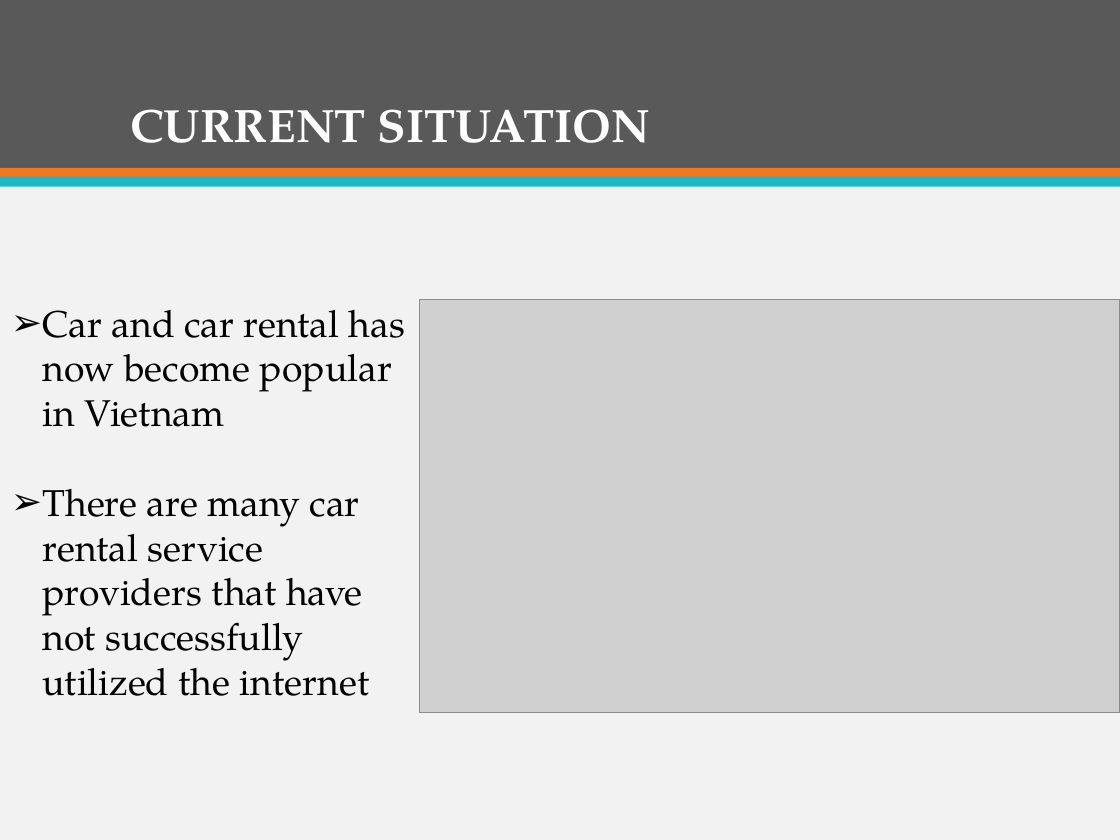
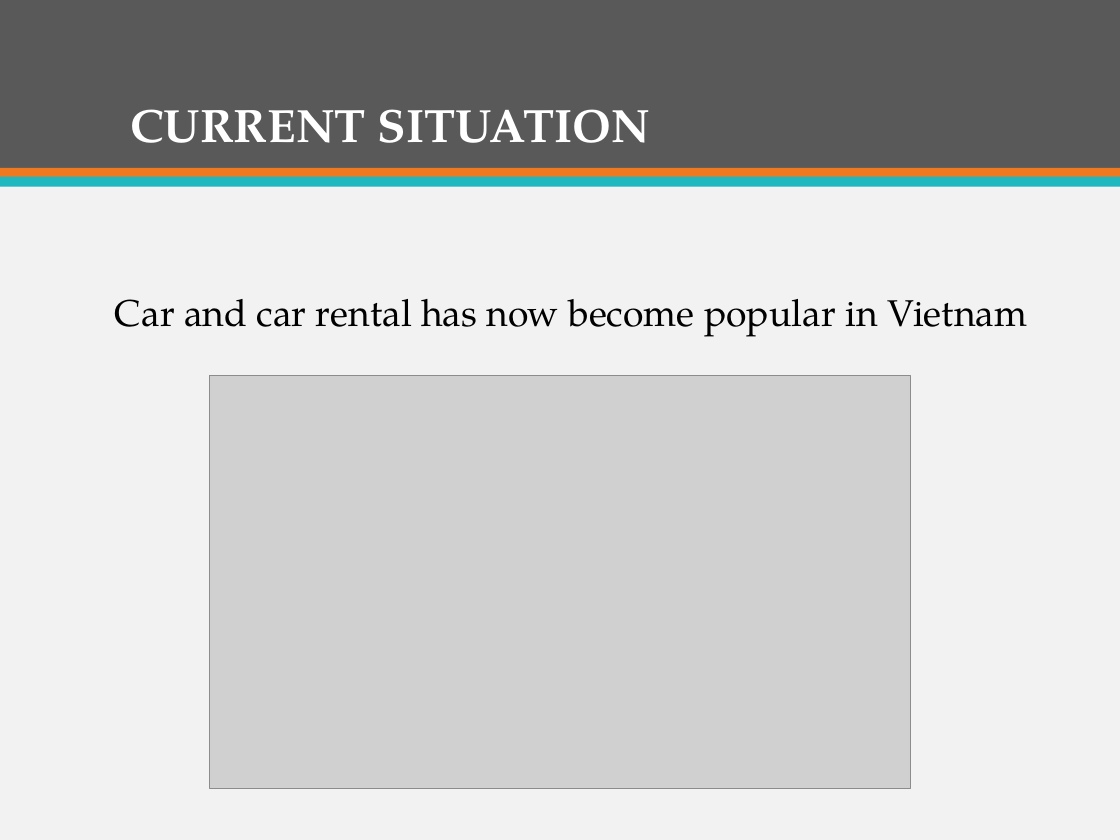
Before and after one commit to firzgard/CarRentalPortal, a slide deck: slide 3 of slide/CAR RENTAL PORTAL-Official.pptx. Drawn at 1120x840 pixels with LibreOffice and Linux fonts; fonts in the diff are those of the drawing; grey boxes stand for pictures. Boxes give left, top, right and bottom in pixels: in the first picture for what was removed or moved away, otherwise in the second. Text is boxed around its words. In the diff, an @@ line names an element or a change of style, - is before the commit and + after.

```diff
--- a/slide/CAR RENTAL PORTAL-Official.pptx
+++ b/slide/CAR RENTAL PORTAL-Official.pptx
@@ text "Car and car rental has ..." moved from (x1=42, y1=310, x2=405, y2=696) to (x1=115, y1=299, x2=1027, y2=337) @@
@@ text "Car and car rental has ..." at (x1=115, y1=299, x2=1027, y2=337): bullet ➢ to none @@
@@ picture moved from (x1=420, y1=300, x2=1120, y2=713) to (x1=209, y1=375, x2=909, y2=788) @@
@@ text at (x1=42, y1=489, x2=370, y2=696): paragraph removed @@
-➢ There are many car rental service providers that have not successfully utilized the internet
```
Also in this commit, not shown: 9 other slides changed, 5 slides added, 6 slides removed.
